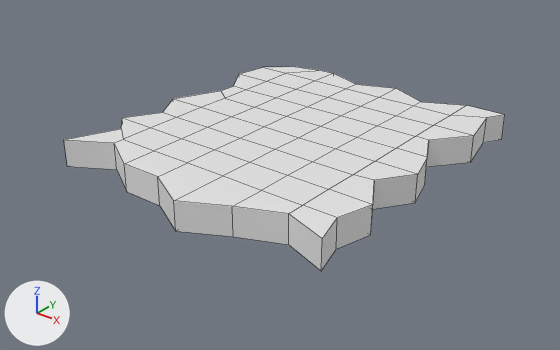
One commit to the FBX model Assets/BlenderSource/ice_floe2.fbx: the scene before it, then after it.
Both versions are drawn from a 50 mm camera at (5.99, -7.61, 4.33) aimed at (0.14, -0.3, -0.2). Every picture has the same lights, and +X, +Y and +Z are marked at lower left. Mesh edges are drawn as thin lines. Vertices at the same position are counted once.
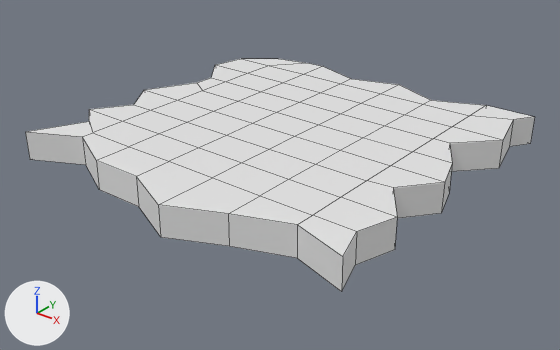
Changed parts and their boxes (x1, y1, x2, y2) in the pictures (560 x 350 px):
'Cube', reshaped, moved, rescaled (15% wider, 14% taller): before (64, 67, 505, 271); after (26, 59, 534, 292)
part 1 of me_cube, cut back: before (64, 115, 505, 271); after (26, 117, 534, 292)

The change, as a diff of the scene's bpy script:
```diff
--- a/Assets/BlenderSource/ice_floe2.fbx.py
+++ b/Assets/BlenderSource/ice_floe2.fbx.py
@@ me_cube @@
 # used by ob_cube; location = (0.144, -0.033, 0.221); scale = (2.01, 2.17, 0.188)
-me_cube.from_pydata(...)  # 160 vertices, 158 faces; spans x -1.0..1.0, y -1.14..1.0, z -1.0..1.0
+me_cube.from_pydata(...)  # 112 vertices, 96 faces; spans x -1.0..1.0, y -1.14..1.0, z 0.0..1.0
+# me_cube part 1
+# 80 vertices are removed from x -1.0..1.0, y -1.14..1.0, z -1.0
+# 95 faces are deleted
+# 32 new vertices lie (0.0, 0.0, -1.0) away from vertices in x -1.0..1.0, y -1.14..1.0, z 1.0
+# 33 new faces join them
@@ ob_cube @@
 ob_cube = bpy.data.objects.new('Cube', me_cube)
-ob_cube.location = (0.144, -0.033, 0.221)
-ob_cube.scale = (2.01, 2.17, 0.188)
+ob_cube.location = (0.0, 0.0, 0.0)
+ob_cube.scale = (2.5, 2.34, 0.4)
```
